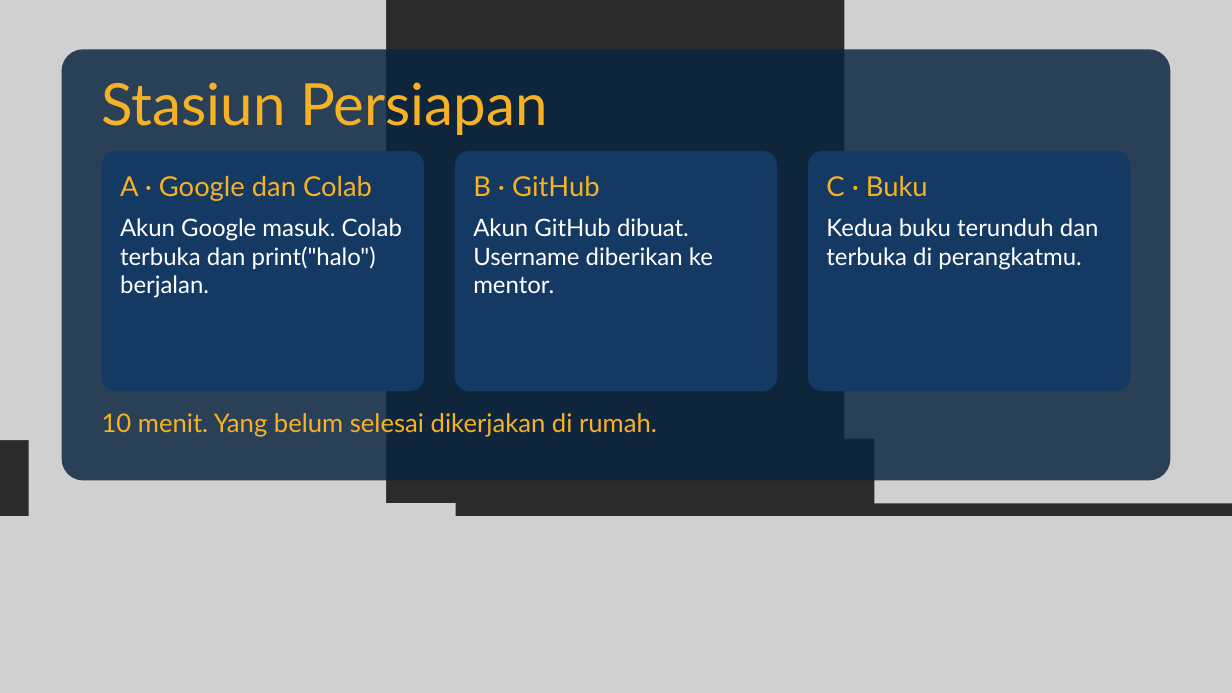
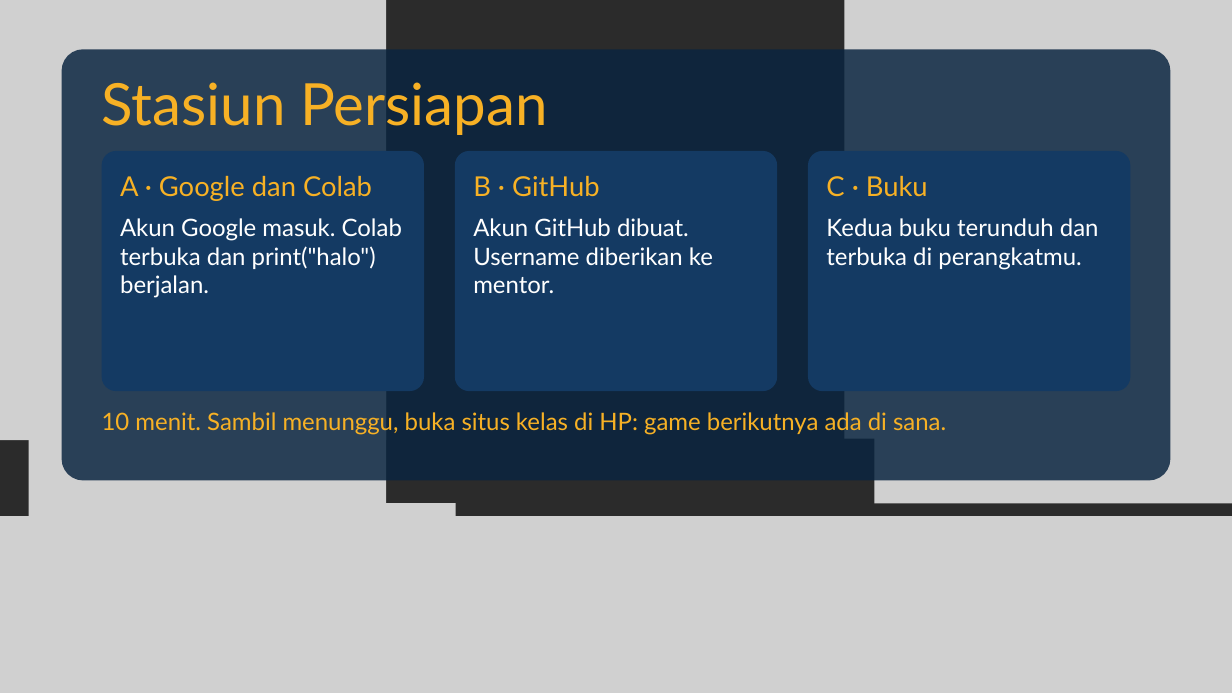
Before and after one commit to dafx7/COMPUTING-AI-ML-OPTIMIZATION, a slide deck: slide 21 of week0/slides/Pertemuan-0-Kickoff.pptx (slide 26 before the commit). Drawn at 1232x693 pixels with LibreOffice and Linux fonts; fonts in the diff are those of the drawing; grey boxes stand for pictures; background and template pictures are left out; a plain dark background stands for a picture behind light text. Boxes give left, top, right and bottom in pixels: in the first picture for what was removed or moved away, otherwise in the second. Text is boxed around its words. In the diff, an @@ line names an element or a change of style, - is before the commit and + after.

```diff
--- a/week0/slides/Pertemuan-0-Kickoff.pptx
+++ b/week0/slides/Pertemuan-0-Kickoff.pptx
@@ text at (102,412,946,435): text changed; size 30 to 28 pt @@
-10 menit. Yang belum selesai dikerjakan di rumah.
+10 menit. Sambil menunggu, buka situs kelas di HP: game berikutnya ada di sana.
```
Also in this commit, not shown: 10 other slides changed, 14 slides added, 14 slides removed, 3 other files.
